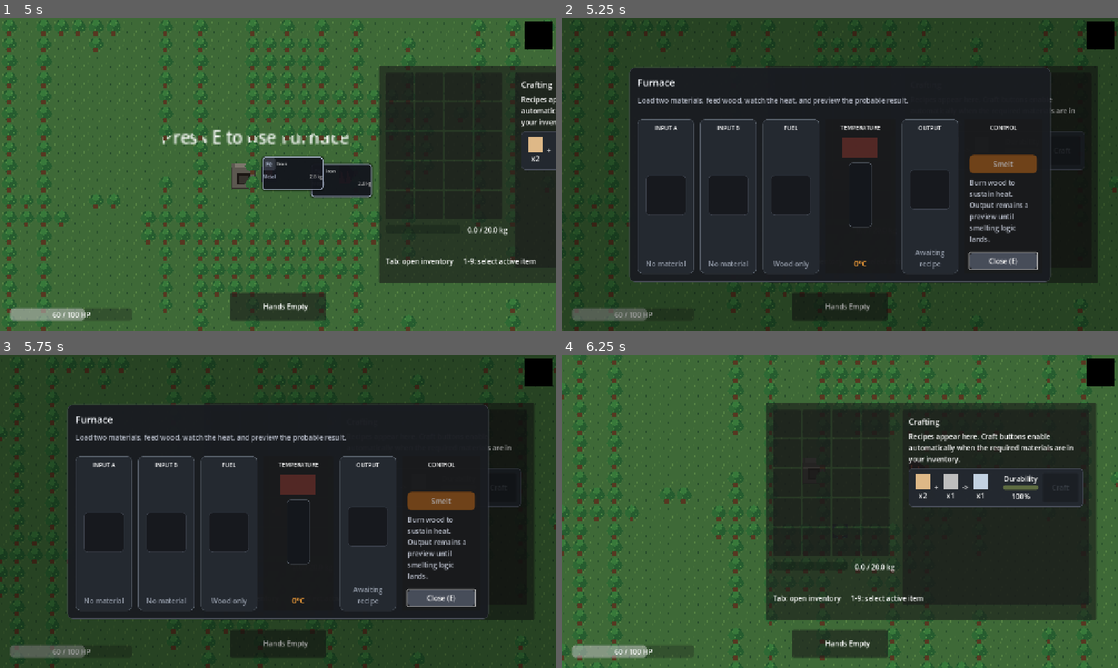
Above: before the commit, frames 1-4 (two rows, left to right).
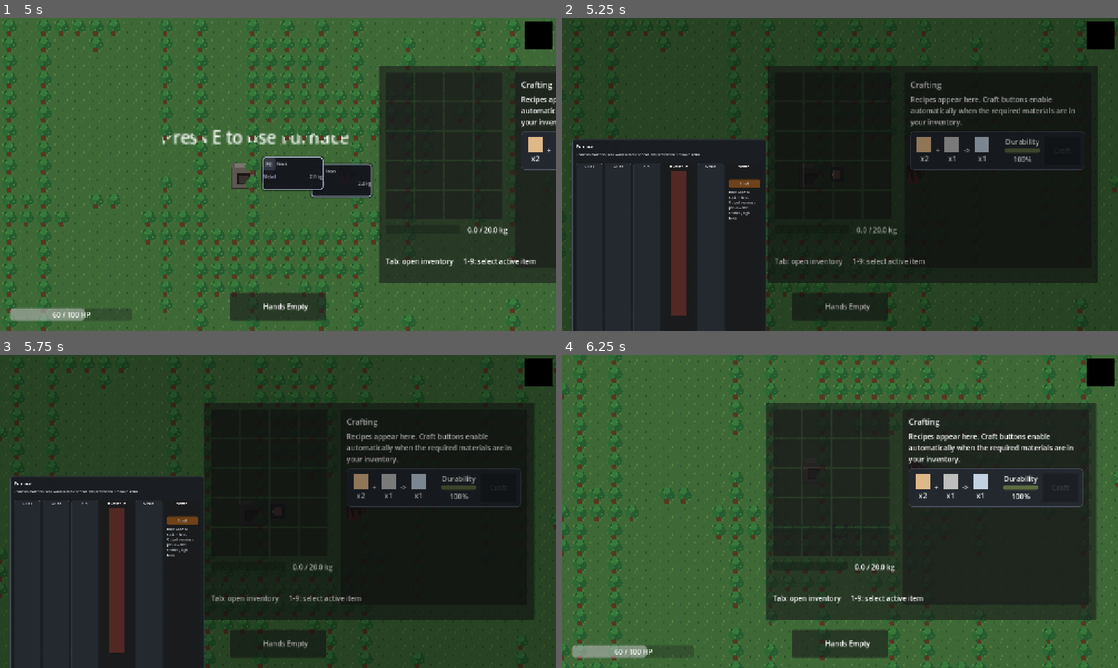
Above: after the commit, the same moments.

Repository: Maddiplomat/Project-alchemy
Game: Godot game, scene res://scenes/MainMenu.tscn
Two runs of this game, one before a commit and one after it. Both use one fixed random seed, a clock stepped at 60 frames per second and the inputs below.
Inputs (mouse positions are in pixels of both pictures, inside the frame that each line leads up to):
- Up to frame 1 (5 s): click "Start Run" at 0.5 s; tap Enter at 1.25, 4.25 s; move the mouse to (400, 158) at 1.27 s; hold D (move_right) 1.28-2 s; hold E (interact) 1.28-2 s; click (400, 158) at 1.42 s; drag from (166, 190) to (350, 218) at 2.02 s; move the mouse to (333, 105) at 2.77 s; hold D (move_right) 2.78-3.5 s; hold Shift (sprint) 2.78-3.5 s; click (333, 105) at 2.92 s; tap Space at 3.5 s; drag from (250, 237) to (139, 115) at 3.52 s; move the mouse to (444, 221) at 4.27 s; hold A (move_left) from 4.28 s (still down); hold Q (scan) from 4.28 s (still down); click (444, 221) at 4.42 s; tap Tab (toggle_inventory) at 4.9 s
- Up to frame 2 (5.25 s): release A (move_left) at 5 s; release Q (scan) at 5 s; tap E (interact) at 5 s; drag from (962, 86) to (778, 115) at 5.02 s
- Up to frame 3 (5.75 s): no input
- Up to frame 4 (6.25 s): move the mouse to (817, 423) at 5.77 s; hold S (move_down) from 5.78 s (still down); hold E (interact) from 5.78 s (still down); click (817, 423) at 5.92 s

Frame 1 is identical in both runs. In frame 2, 27% of the frame differs, in the area x 1-88%, y 16-100%; in frame 3, 27%; in frame 4, nothing differs.

Commit message:
Wire inventory drops into furnace UI

Diff:
--- a/scenes/UI/FurnaceUI.tscn
+++ b/scenes/UI/FurnaceUI.tscn
@@ -104,7 +104,7 @@
 layout_mode = 2
 size_flags_vertical = 3
 
-[node name="SlotVisual" type="PanelContainer" parent="Root/PanelContainer/MarginContainer/VBoxContainer/FurnaceRow/InputSlotA/MarginContainer/VBoxContainer/IconHolder"]
+[node name="SlotVisual" type="Panel" parent="Root/PanelContainer/MarginContainer/VBoxContainer/FurnaceRow/InputSlotA/MarginContainer/VBoxContainer/IconHolder"]
 custom_minimum_size = Vector2(92, 92)
 layout_mode = 2
 
@@ -169,7 +169,7 @@
 layout_mode = 2
 size_flags_vertical = 3
 
-[node name="SlotVisual" type="PanelContainer" parent="Root/PanelContainer/MarginContainer/VBoxContainer/FurnaceRow/InputSlotB/MarginContainer/VBoxContainer/IconHolder"]
+[node name="SlotVisual" type="Panel" parent="Root/PanelContainer/MarginContainer/VBoxContainer/FurnaceRow/InputSlotB/MarginContainer/VBoxContainer/IconHolder"]
 custom_minimum_size = Vector2(92, 92)
 layout_mode = 2
 
@@ -234,7 +234,7 @@
 layout_mode = 2
 size_flags_vertical = 3
 
-[node name="SlotVisual" type="PanelContainer" parent="Root/PanelContainer/MarginContainer/VBoxContainer/FurnaceRow/FuelSlot/MarginContainer/VBoxContainer/IconHolder"]
+[node name="SlotVisual" type="Panel" parent="Root/PanelContainer/MarginContainer/VBoxContainer/FurnaceRow/FuelSlot/MarginContainer/VBoxContainer/IconHolder"]
 custom_minimum_size = Vector2(92, 92)
 layout_mode = 2
 
@@ -381,7 +381,7 @@
 layout_mode = 2
 size_flags_vertical = 3
 
-[node name="SlotVisual" type="PanelContainer" parent="Root/PanelContainer/MarginContainer/VBoxContainer/FurnaceRow/OutputSlot/MarginContainer/VBoxContainer/IconHolder"]
+[node name="SlotVisual" type="Panel" parent="Root/PanelContainer/MarginContainer/VBoxContainer/FurnaceRow/OutputSlot/MarginContainer/VBoxContainer/IconHolder"]
 custom_minimum_size = Vector2(92, 92)
 layout_mode = 2
 
--- a/scripts/Furnace.gd
+++ b/scripts/Furnace.gd
@@ -30,6 +30,10 @@
 var _furnace_ui
 var _remaining_heat_potential := 0.0
 var _remaining_burn_time := 0.0
+var _input_slots: Dictionary[StringName, Dictionary] = {
+	&"input_a": {&"item_id": &"", &"quantity": 0},
+	&"input_b": {&"item_id": &"", &"quantity": 0},
+}
 
 
 func _ready() -> void:
@@ -81,6 +85,41 @@
 	_remaining_burn_time += WOOD_BURN_DURATION * float(qty)
 	_sync_heat_state()
 	return true
+
+
+func set_input(slot_name: StringName, element_id: StringName, qty: int) -> bool:
+	if qty <= 0 or element_id.is_empty():
+		return false
+
+	if slot_name == &"fuel":
+		if not add_fuel(element_id, qty):
+			return false
+		_sync_ui()
+		return true
+
+	if not _input_slots.has(slot_name):
+		return false
+	if ElementDatabase.get_element(element_id).is_empty():
+		return false
+
+	var slot_state: Dictionary = _input_slots[slot_name]
+	var current_item_id: StringName = slot_state.get(&"item_id", &"")
+	var current_quantity := int(slot_state.get(&"quantity", 0))
+
+	if not current_item_id.is_empty() and current_item_id != element_id:
+		return false
+
+	slot_state[&"item_id"] = element_id
+	slot_state[&"quantity"] = current_quantity + qty
+	_input_slots[slot_name] = slot_state
+	_sync_ui()
+	return true
+
+
+func get_input(slot_name: StringName) -> Dictionary:
+	if not _input_slots.has(slot_name):
+		return {}
+	return _input_slots[slot_name].duplicate(true)
 
 
 func open_ui() -> void:
@@ -159,6 +198,7 @@
 	_furnace_ui.ui_closed.connect(_on_ui_closed)
 	if _furnace_ui.has_method("bind_furnace"):
 		_furnace_ui.bind_furnace(self)
+	_sync_ui()
 
 
 func _on_ui_closed() -> void:
@@ -206,6 +246,30 @@
 	set_lit(false)
 
 
+func _sync_ui() -> void:
+	if _furnace_ui == null:
+		return
+
+	var input_a: Dictionary = _input_slots.get(&"input_a", {})
+	var input_b: Dictionary = _input_slots.get(&"input_b", {})
+
+	if _furnace_ui.has_method("set_input_slot_a"):
+		_furnace_ui.set_input_slot_a(
+			input_a.get(&"item_id", &""),
+			int(input_a.get(&"quantity", 0))
+		)
+	if _furnace_ui.has_method("set_input_slot_b"):
+		_furnace_ui.set_input_slot_b(
+			input_b.get(&"item_id", &""),
+			int(input_b.get(&"quantity", 0))
+		)
+	if _furnace_ui.has_method("set_fuel_slot"):
+		if fuel_level > 0.0:
+			_furnace_ui.set_fuel_slot(&"wood", maxi(1, int(ceil(fuel_level / WOOD_HEAT_POTENTIAL))))
+		else:
+			_furnace_ui.set_fuel_slot(&"", 0)
+
+
 func _update_sprite() -> void:
 	if sprite == null:
 		return
--- a/scripts/FurnaceUI.gd
+++ b/scripts/FurnaceUI.gd
@@ -17,6 +17,8 @@
 const BUTTON_HOVER_COLOR := Color(0.36, 0.39, 0.45, 1.0)
 const BUTTON_PRESSED_COLOR := Color(0.22, 0.24, 0.28, 1.0)
 const SMELT_BUTTON_COLOR := Color(0.79, 0.47, 0.18, 1.0)
+const PANEL_VIEW_SCALE := 0.46
+const PANEL_MARGIN := Vector2(24.0, 24.0)
 
 @onready var root: Control = $Root
 @onready var panel: PanelContainer = $Root/PanelContainer
@@ -45,6 +47,7 @@
 func _ready() -> void:
 	close_button.pressed.connect(_on_close_pressed)
 	smelt_button.pressed.connect(_on_smelt_pressed)
+	get_viewport().size_changed.connect(_layout_panel)
 
 	_slot_refs = {
 		&"input_a": _build_slot_ref("InputSlotA"),
@@ -56,6 +59,7 @@
 	_apply_theme()
 	_reset_slots()
 	_update_temperature_display(0.0)
+	_layout_panel()
 	root.visible = false
 	_is_initialized = true
 
@@ -77,6 +81,7 @@
 
 func open_ui() -> void:
 	_is_open = true
+	_layout_panel()
 	root.visible = true
 	close_button.grab_focus()
 
@@ -91,6 +96,23 @@
 
 func is_open() -> bool:
 	return _is_open
+
+
+func _layout_panel() -> void:
+	if panel == null:
+		return
+
+	panel.set_anchors_preset(Control.PRESET_TOP_LEFT)
+	panel.pivot_offset = Vector2.ZERO
+	panel.size = panel.custom_minimum_size
+	panel.scale = Vector2(PANEL_VIEW_SCALE, PANEL_VIEW_SCALE)
+
+	var viewport_size := get_viewport().get_visible_rect().size
+	var scaled_size := panel.custom_minimum_size * PANEL_VIEW_SCALE
+	panel.position = Vector2(
+		PANEL_MARGIN.x,
+		maxf(PANEL_MARGIN.y, (viewport_size.y - scaled_size.y) * 0.5)
+	)
 
 
 func bind_furnace(furnace: Node) -> void:
@@ -106,6 +128,34 @@
 
 	if _is_initialized:
 		call_deferred("_pull_state_from_furnace")
+
+
+func can_accept_inventory_drop(global_mouse_position: Vector2, item_id: StringName, qty: int) -> bool:
+	if not _is_open or not _is_initialized or not is_instance_valid(_bound_furnace):
+		return false
+
+	var slot_id := _get_drop_slot_id(global_mouse_position)
+	if slot_id.is_empty():
+		return false
+
+	return _can_accept_drop_to_slot(slot_id, item_id, qty)
+
+
+func handle_inventory_drop(global_mouse_position: Vector2, item_id: StringName, qty: int) -> bool:
+	if not can_accept_inventory_drop(global_mouse_position, item_id, qty):
+		return false
+
+	var slot_id := _get_drop_slot_id(global_mouse_position)
+	if slot_id.is_empty():
+		return false
+
+	if not _bound_furnace.has_method("set_input"):
+		return false
+
+	var accepted = _bound_furnace.set_input(slot_id, item_id, qty)
+	if accepted:
+		_pull_state_from_furnace()
+	return accepted
 
 
 func set_input_slot_a(item_id: StringName, quantity: int) -> void:
@@ -191,7 +241,7 @@
 		slot_style.corner_radius_bottom_left = 10
 		slot_panel.add_theme_stylebox_override("panel", slot_style)
 
-		var slot_visual: PanelContainer = _slot_refs[slot_id][&"visual"]
+		var slot_visual: Panel = _slot_refs[slot_id][&"visual"]
 		var visual_style := StyleBoxFlat.new()
 		visual_style.bg_color = Color(0.09, 0.10, 0.12, 1.0)
 		visual_style.border_width_left = 1
@@ -290,6 +340,12 @@
 	if temp_value != null:
 		_update_temperature_display(float(temp_value))
 
+	if _bound_furnace.has_method("get_input"):
+		var input_a: Dictionary = _bound_furnace.get_input(&"input_a")
+		var input_b: Dictionary = _bound_furnace.get_input(&"input_b")
+		_set_slot(&"input_a", input_a.get(&"item_id", &""), int(input_a.get(&"quantity", 0)), "No material")
+		_set_slot(&"input_b", input_b.get(&"item_id", &""), int(input_b.get(&"quantity", 0)), "No material")
+
 	var fuel_potential = _bound_furnace.get("fuel_level")
 	if fuel_potential == null:
 		return
@@ -385,6 +441,32 @@
 	fill_style.bg_color = GAUGE_DANGER_COLOR if is_danger else GAUGE_NORMAL_COLOR
 	temperature_gauge.add_theme_stylebox_override("fill", fill_style)
 	danger_label.visible = is_danger
+
+
+func _get_drop_slot_id(global_mouse_position: Vector2) -> StringName:
+	for slot_id: StringName in [&"input_a", &"input_b", &"fuel"]:
+		var slot_ref: Dictionary = _slot_refs.get(slot_id, {})
+		if slot_ref.is_empty():
+			continue
+
+		var slot_visual: Control = slot_ref.get(&"visual")
+		if slot_visual != null and slot_visual.get_global_rect().has_point(global_mouse_position):
+			return slot_id
+
+	return &""
+
+
+func _can_accept_drop_to_slot(slot_id: StringName, item_id: StringName, qty: int) -> bool:
+	if qty <= 0 or item_id.is_empty():
+		return false
+	if slot_id == &"fuel":
+		return item_id == &"wood"
+	if ElementDatabase.get_element(item_id).is_empty():
+		return false
+
+	var slot_state: Dictionary = _slot_state.get(slot_id, {})
+	var current_item_id: StringName = slot_state.get(&"item_id", &"")
+	return current_item_id.is_empty() or current_item_id == item_id
 
 
 func _get_item_label(item_id: StringName) -> String:
--- a/scripts/inventory_grid.gd
+++ b/scripts/inventory_grid.gd
@@ -207,6 +207,16 @@
 
 	if drop_slot_index >= 0 and drop_slot_index < grid.get_child_count() and drop_slot_index != from_slot:
 		InventoryManager.swap_slots(from_slot, drop_slot_index)
+		return
+
+	if from_slot < 0:
+		return
+
+	var dragged_item := InventoryManager.get_slot_item(from_slot)
+	if dragged_item.is_empty():
+		return
+
+	_try_drop_to_furnace(dragged_item)
 
 func _get_slot_index_at_position(global_mouse_position: Vector2) -> int:
 	for i in range(grid.get_child_count()):
@@ -223,6 +233,29 @@
 
 func _is_dragging() -> bool:
 	return drag_origin_index != -1 and drag_ghost != null
+
+
+func _try_drop_to_furnace(dragged_item: Dictionary) -> bool:
+	var current_scene := get_tree().current_scene
+	if current_scene == null:
+		return false
+
+	var furnace_ui := current_scene.find_child("FurnaceUI", true, false)
+	if furnace_ui == null:
+		return false
+	if not furnace_ui.has_method("handle_inventory_drop"):
+		return false
+
+	var item_id := StringName(str(dragged_item.get("id", "")))
+	var quantity := int(dragged_item.get("quantity", 0))
+	if item_id.is_empty() or quantity <= 0:
+		return false
+
+	var mouse_position := get_viewport().get_mouse_position()
+	if not furnace_ui.handle_inventory_drop(mouse_position, item_id, quantity):
+		return false
+
+	return InventoryManager.remove_item(item_id, quantity)
 
 func _on_slot_hover_started(slot_index: int) -> void:
 	if _is_dragging():
